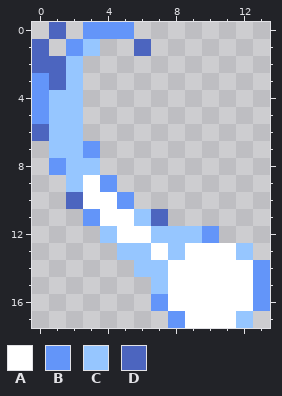
Two states of a pixel-art sprite, Skills/Kamehameha/KamehamehaItem.png. The picture above was drawn from the file before the commit.
The file is 28x36 pixels, drawn in blocks of 2x2; one block is one cell here.
Palette (. is transparent): A #ffffff  B #6395f9  C #96c6ff  D #4c65bf
Pixels before, first column x 0:
 0 .D.BBB........
 1 D.BC..D.......
 2 DDC...........
 3 BDC...........
 4 BCC...........
 5 BCC...........
 6 DCC...........
 7 .CCB..........
 8 .BCC..........
 9 ..CAB.........
10 ..DAAB........
11 ...BAACD......
12 ....CAACCCB...
13 .....CCACAAAC.
14 ......CCAAAAAB
15 .......CAAAAAB
16 .......BAAAAAB
17 ........BAAAC.
The same view after the edit:
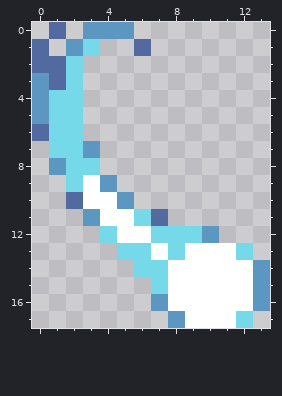
The exact change:
colour B: #6395f9 -> #5b97c1
colour C: #96c6ff -> #75d9ea
colour D: #4c65bf -> #526aa0
